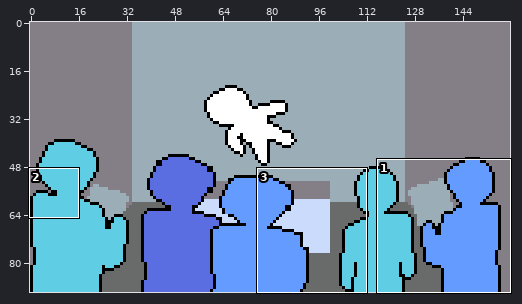
Two states of a pixel-art file, cutscenes/intro/storyboard.aseprite. The picture above shows the old version from afar; the outline marks the close-up.
Close-up. First the earlier version:
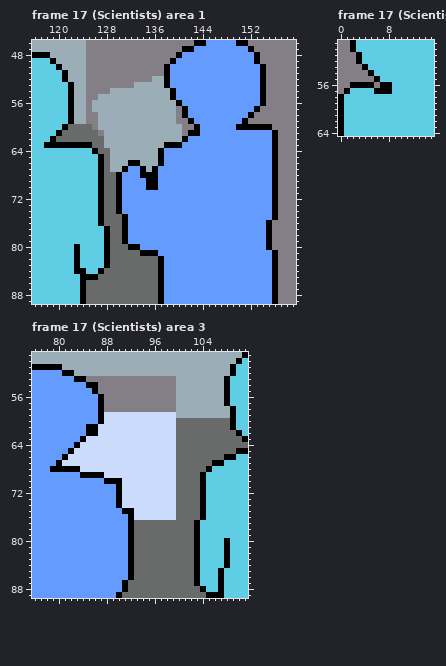
160x90 pixels, 33 frames. Shown: frame 17 (Scientists) area 1: x 116..159, y 46..89; frame 17 (Scientists) area 2: x 0..15, y 49..64; frame 17 (Scientists) area 3: x 76..111, y 49..89. The commit also changed other frames or places, which this record leaves out.
The same view after the edit:
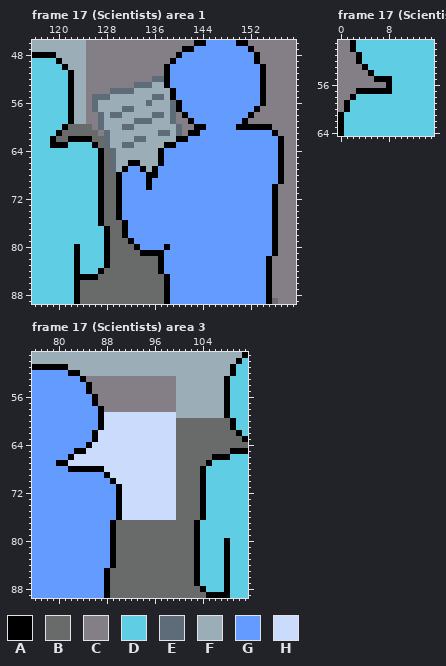
Palette (. is transparent): A #000000  B #696a6a  C #847e87  D #5fcde4  E #5d6c78  F #9badb7  G #639bff  H #cbdbfc
The edit:
Changed rows in their new state; - is an unchanged pixel.
Frame 17 (Scientists) area 1, layers "Scientists", "Clipboard":
first column x 118:
48 -A--------------------------------------
49 -DA-------------------------------------
50 --DA------------------------------------
51 ---DA-----------------------------------
52 ---DA-------------EE--------------------
53 ---------------EEE----------------------
54 -----------EEEE-------------------------
55 --------EEE-------EE--------------------
56 --------E--------E---E------------------
57 --------E----EE------EAG----------------
58 ---------E-EE-----EE-E------------------
59 ---------E-----EEE---E------------------
60 ---------E---EE-------E---A-------------
61 ----------E--------EE-E-----------------
62 ----AAAA--E----EE-----A---------------GA
63 D---DDDDA-E--EE-------G---------------GA
64 --------DA-E--------------------------GA
65 -----------E--------------------------GA
66 -----------E--------------------------GA
67 -----------E--------------------------GA
68 ----------------G---------------------GA
69 ------------------G-------------------GA
70 ------------------G---------------------
first column x 123:
75 -------AG-------------------------
76 --------------------------------GA
77 --------------------------------GA
78 --------------------------------GA
79 --------BA----------------------GA
80 ---------B-----A----------------GA
81 --------------A-------------------
82 --------------------------------AC
83 --------------------------------AC
84 -D------------------------------AC
85 A-------------BA----------------AC
86 AB------------BA----------------AC
87 AB------------BA----------------AC
88 AB------------BA----------------AC
89 AB------------BA----------------AB
Frame 17 (Scientists) area 2, layer "Scientists":
first column x 0:
55 -------AA
56 --CCCC-C-
57 -CCAAA---
58 CCA------
59 CA-------
60 CA-------
Frame 17 (Scientists) area 3, layer "Scientists":
first column x 79:
51 --A----------------------------
52 --G-A--------------------------
53 ----G--------------------------
54 -------C-----------------------
55 ------AC-----------------------
56 -------AC----------------------
57 -------AC----------------------
58 -----------------------------AD
59 -----------------------------AD
61 ------GGA----------------------
62 ------G------------------------
63 -----GGA-----------------------
64 ----GGA------------------------
65 ---GAA------------------------A
66 --GA-----------------------AA-D
67 --A-----------------------ADD--
68 GGG--AAAA----------------AD----
69 -----GGGGA---------------------
70 ---------G-H-------------------
first column x 88:
75 --AHH----------------
76 --AHH----------------
77 -ABBB----------------
78 -ABBB----------------
79 -ABBB----------------
80 -ABBB----------------
81 -ABBB----------------
82 -ABBB----------------
83 -ABBB----------------
84 -ABBB----------------
85 ABBBB--------------DA
86 ABBBB--------------DA
87 ABBB---------------DA
88 ABBB---------------DA
89 ABB-----------------A
